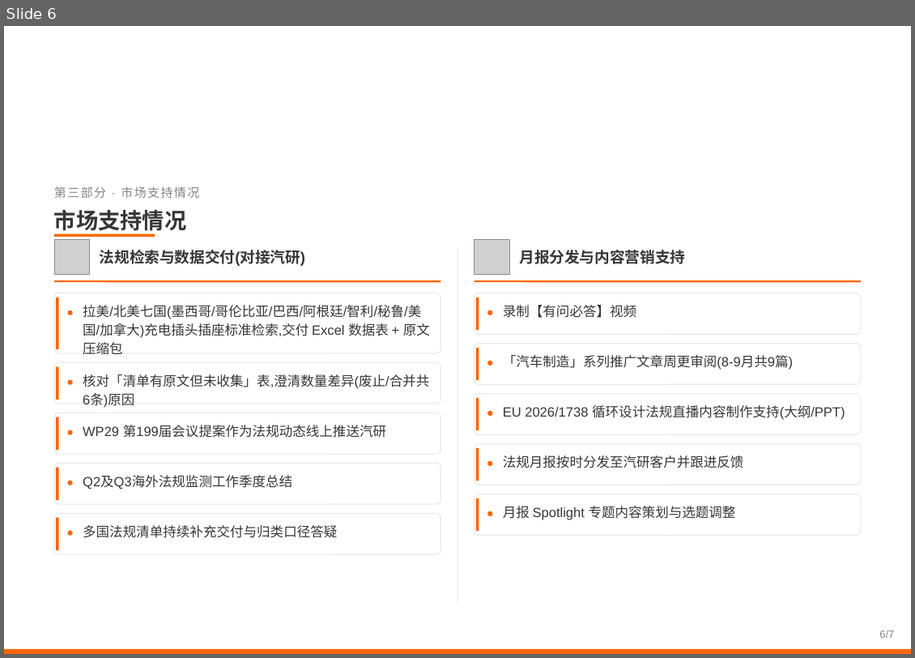
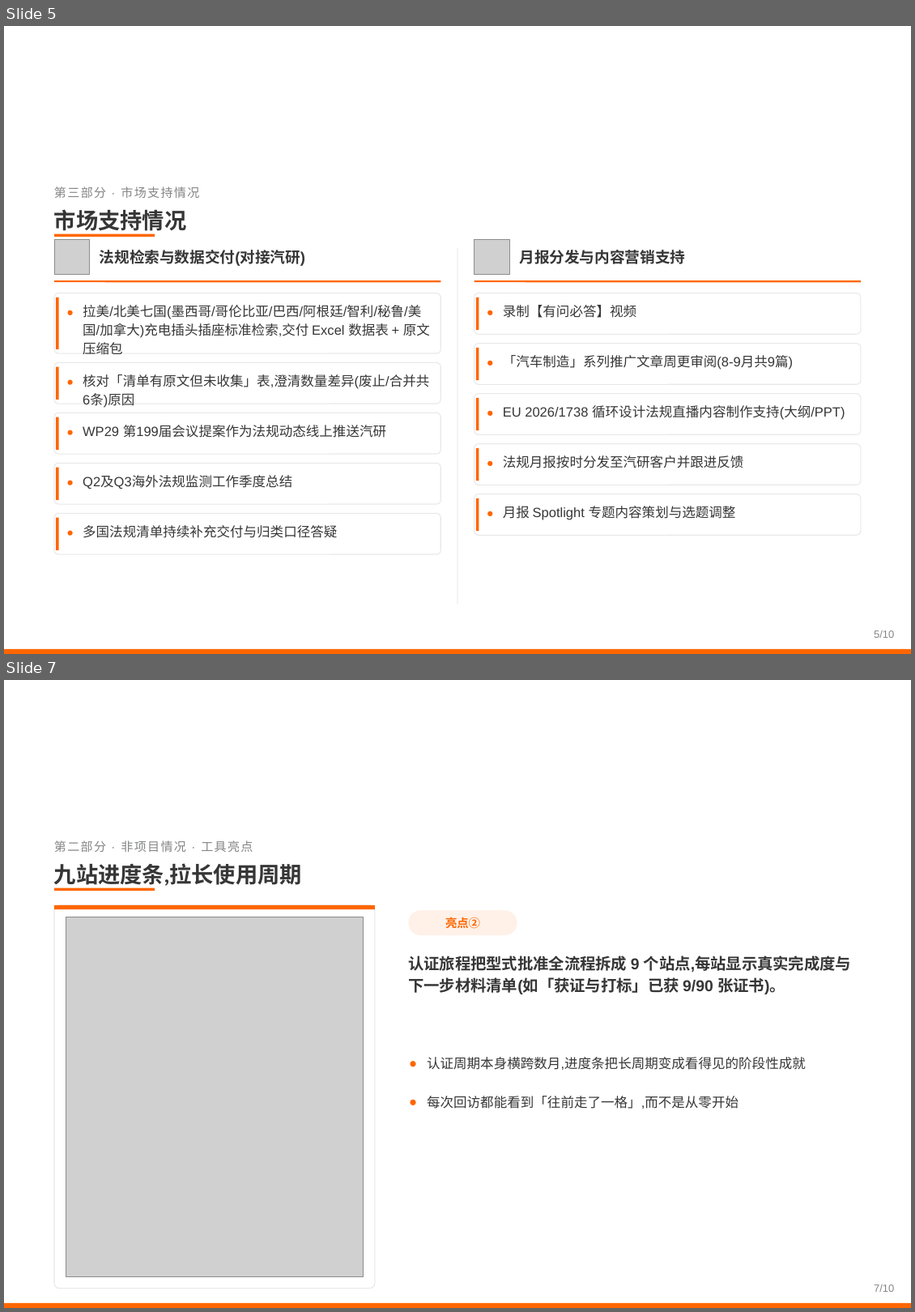
Before and after one commit to zhenghannah1228-boop/Auto-Reg-Monitor, a slide deck: 2026年8-9月工作汇报.pptx. Shown one above the other, each under a label of ours: slide 6 before the commit, slides 5 and 7 after it; the slides between them are not shown. The pictures are 915x658 and 915x1312 pixels, drawn with LibreOffice and Linux fonts; fonts in the diff are those of the drawing; grey boxes stand for pictures; background and template pictures are left out. Boxes give left, top, right and bottom in pixels: in the first picture for what was removed or moved away, otherwise in the second. Text is boxed around its words. In the diff, an @@ line names an element or a change of style, - is before the commit and + after.

```diff
--- a/2026年8-9月工作汇报.pptx
+++ b/2026年8-9月工作汇报.pptx
@@ slide 7 added at (4,680,911,1308), background picture (left out) @@
@@ text added at (54,840,253,852), 10.5 pt, text #848685 @@
+第二部分 · 非项目情况 · 工具亮点
@@ text added at (54,863,302,888), 19 pt, text #363636, bold @@
+九站进度条,拉长使用周期
@@ line added from (54, 890) to (155, 890), #FF6600 2.5 pt @@
@@ rounded rectangle added at (54,905,375,1288), fill #FFFFFF, outline #E8E8E8 0.75 pt @@
@@ rectangle added at (54,905,375,909), fill #FF6600 @@
@@ picture added at (66,917,364,1276) @@
@@ rounded rectangle added at (409,910,518,935), fill #FFF1E8 @@
@@ text added at (445,917,480,929), 10 pt, text #FF6600, bold @@
+亮点②
@@ text added at (408,955,851,994), 13.5 pt, text #363636, bold @@
+认证旅程把型式批准全流程拆成 9 个站点,每站显示真实完成度与下一步材料清单(如「获证与打标」已获 9/90 张证书)。
@@ ellipse added at (411,1062,416,1067), fill #FF6600 @@
@@ text added at (427,1057,806,1070), 11.5 pt, text #363636 @@
+认证周期本身横跨数月,进度条把长周期变成看得见的阶段性成就
@@ ellipse added at (411,1100,416,1105), fill #FF6600 @@
@@ text added at (427,1096,739,1108), 11.5 pt, text #363636 @@
+每次回访都能看到「往前走了一格」,而不是从零开始
@@ text added at (874,1284,894,1292), 9 pt, text #848685 @@
+7/10
@@ rectangle added at (4,1303,911,1308), fill #FF6600 @@
@@ what was slide 6 is now slide 5 @@
@@ slide 5 changed as well @@
@@ text at (874,630,894,638): text changed @@
-6/7
+5/10
```
Also in this commit, not shown: 5 other slides changed, 3 other slides added, 1 slide removed.
